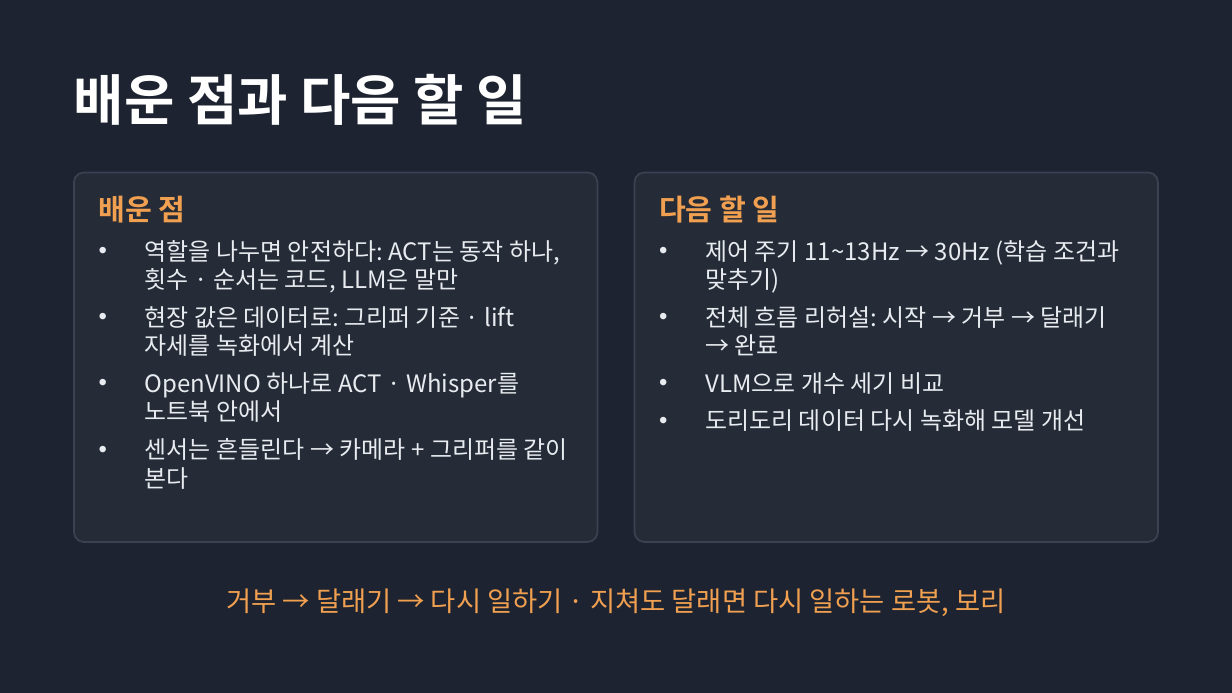
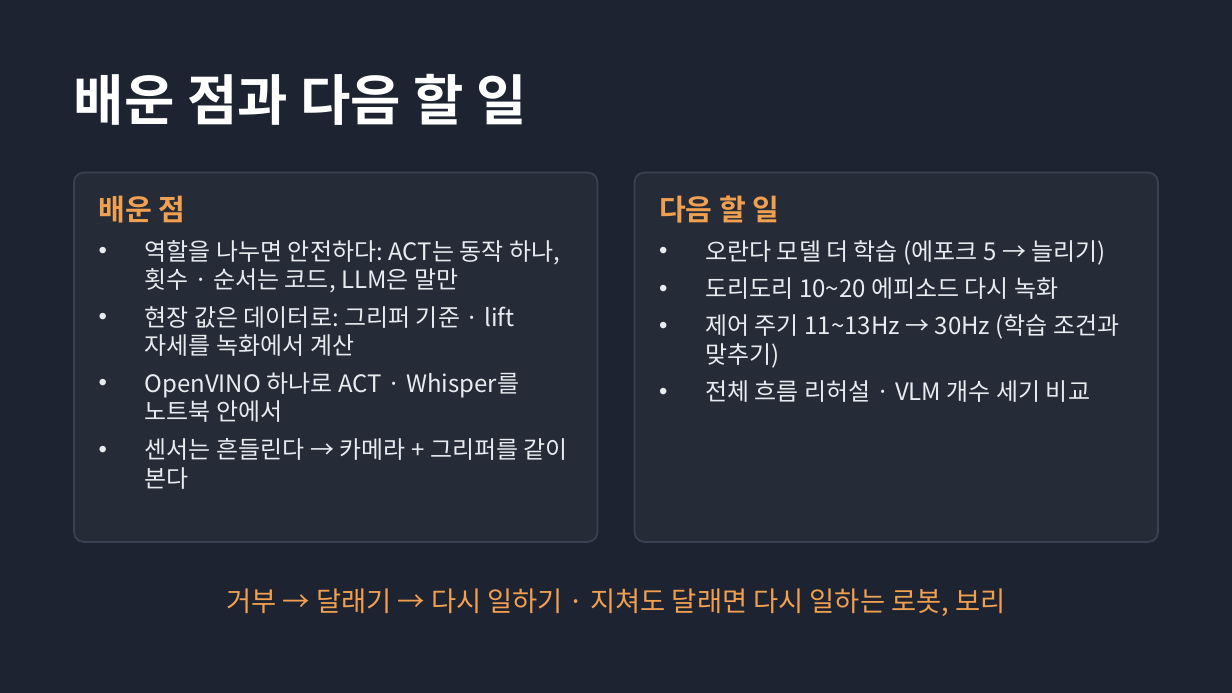
Before and after one commit to ttogle918/intel-openvino-homerunball, a slide deck: slide 11 of docs/slides.pptx (slide 10 before the commit). Drawn at 1232x693 pixels with LibreOffice and Linux fonts; fonts in the diff are those of the drawing. Boxes give left, top, right and bottom in pixels: in the first picture for what was removed or moved away, otherwise in the second. Text is boxed around its words. In the diff, an @@ line names an element or a change of style, - is before the commit and + after.

```diff
--- a/docs/slides.pptx
+++ b/docs/slides.pptx
@@ text at <box>705,240,1106,299</box>: paragraphs added @@
+• 오란다 모델 더 학습 (에포크 5 → 늘리기)
+• 도리도리 10~20 에피소드 다시 녹화
@@ text at <box>705,380,1090,402</box>: text changed @@
-• 전체 흐름 리허설: 시작 → 거부 → 달래기 → 완료
-• VLM으로 개수 세기 비교
-• 도리도리 데이터 다시 녹화해 모델 개선
+• 전체 흐름 리허설 · VLM 개수 세기 비교
```
Also in this commit, not shown: 1 other slide changed, 1 slide added, 3 other files.
